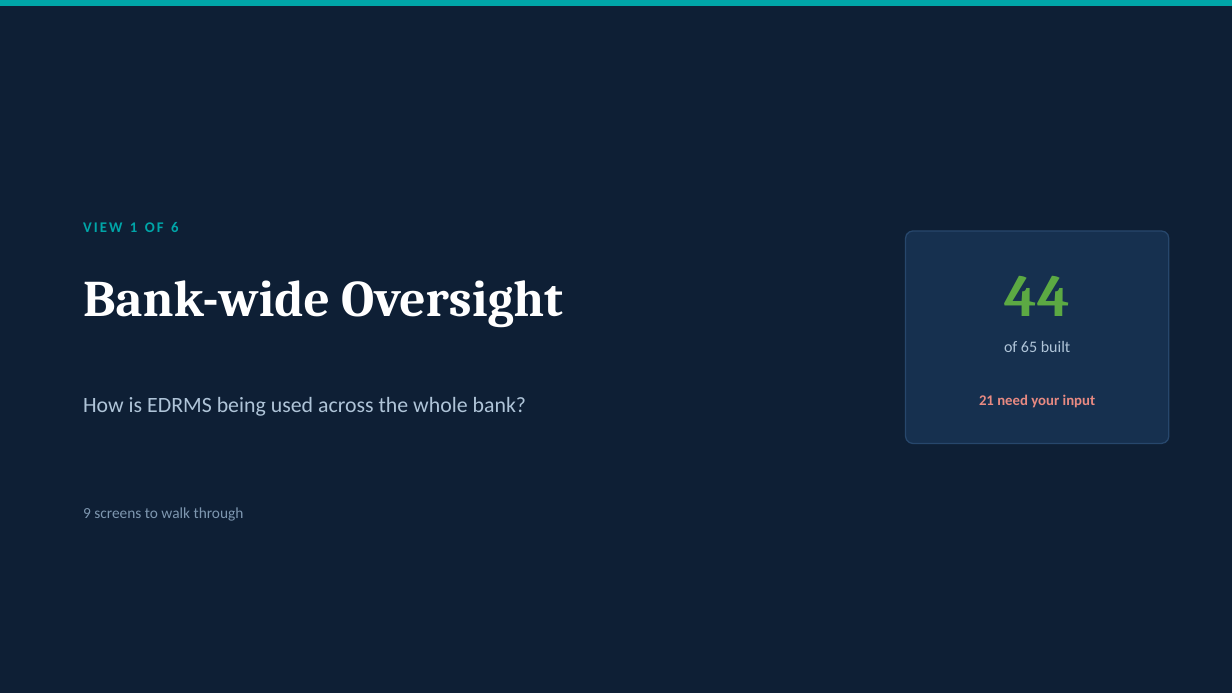
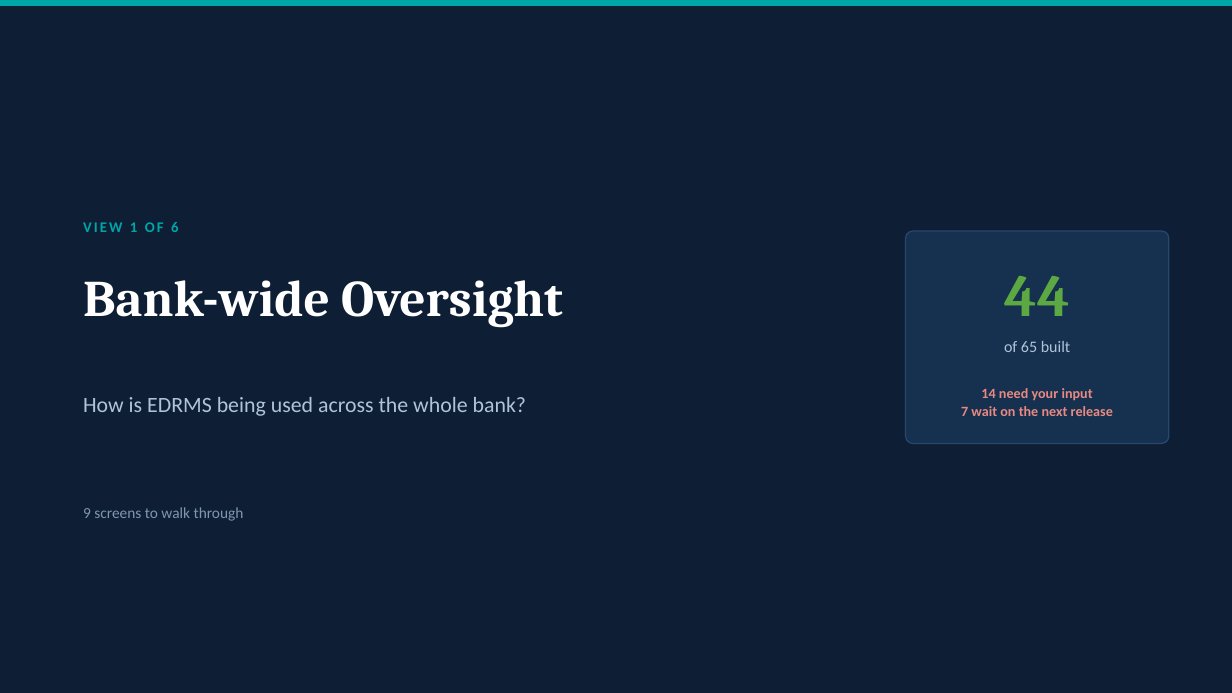
Before and after one commit to perezfiles01-droid/Jim, a slide deck: slide 6 of EDRMS_Client_Workshop_2026-08-22.pptx (slide 5 before the commit). Drawn at 1232x693 pixels with LibreOffice and Linux fonts; fonts in the diff are those of the drawing. Boxes give left, top, right and bottom in pixels: in the first picture for what was removed or moved away, otherwise in the second. Text is boxed around its words. In the diff, an @@ line names an element or a change of style, - is before the commit and + after.

```diff
--- a/EDRMS_Client_Workshop_2026-08-22.pptx
+++ b/EDRMS_Client_Workshop_2026-08-22.pptx
@@ text at [961,388,1113,416]: text changed; size 11.5 to 11 pt @@
-21 need your input
+14 need your input
+7 wait on the next release
```
Also in this commit, not shown: 16 other slides changed, 4 slides added, 2 other files.
